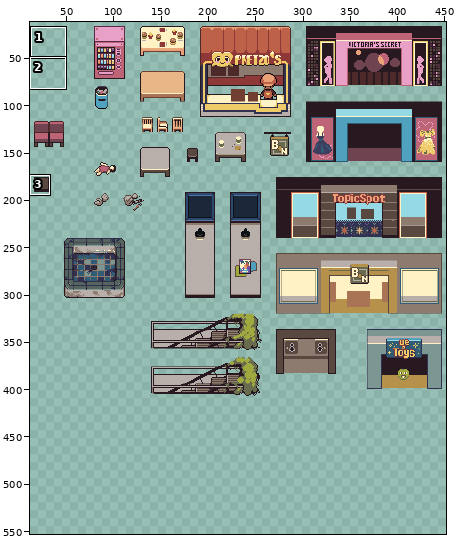
Two states of a sprite sheet, assets/sprites/objects/sheet_hallway_dream.png. Above, an overview of the earlier version with the close-up marked.
Close-up. As it was:
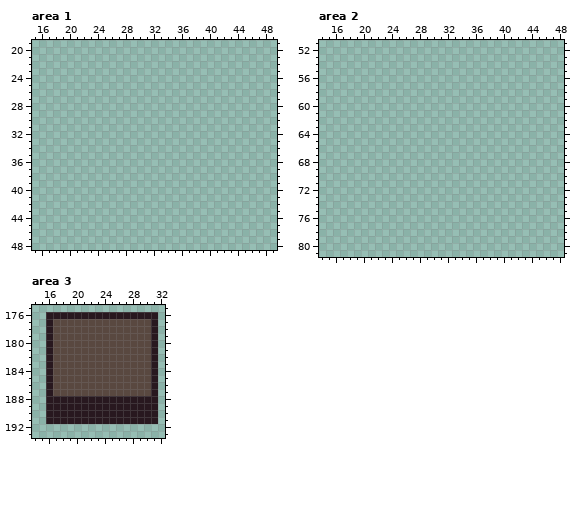
The file is 464x476 pixels. Shown: area 1: x 15..49, y 19..48; area 2: x 14..48, y 51..81; area 3: x 14..32, y 175..193. The old version is drawn lined up with the new one, on the new canvas. The wide view leaves out empty margins. The commit also changed other parts of the picture, which this record leaves out.
After the commit:
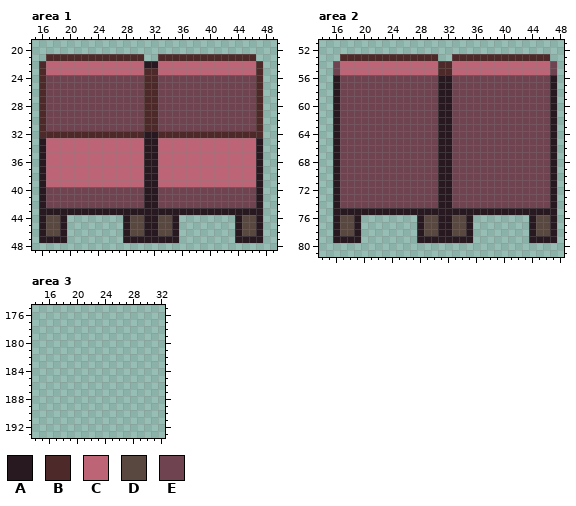
Palette (. is transparent): A #28181f  B #4e2929  C #be6477  D #594840  E #704351
The edit:
canvas 464x476 -> 464x612
--- area 1
@@ x 15..49 @@
 20 ...................................
-21 ...................................
-22 ...................................
-23 ...................................
-24 ...................................
-25 ...................................
-26 ...................................
-27 ...................................
-28 ...................................
-29 ...................................
-30 ...................................
-31 ...................................
-32 ...................................
-33 ...................................
-34 ...................................
-35 ...................................
-36 ...................................
-37 ...................................
-38 ...................................
-39 ...................................
-40 ...................................
-41 ...................................
-42 ...................................
-43 ...................................
-44 ...................................
-45 ...................................
-46 ...................................
-47 ...................................
+21 ..BBBBBBBBBBBBBB..BBBBBBBBBBBBBB...
+22 .BCCCCCCCCCCCCCCAACCCCCCCCCCCCCCB..
+23 .BCCCCCCCCCCCCCCBBCCCCCCCCCCCCCCB..
+24 .BEEEEEEEEEEEEEEBBEEEEEEEEEEEEEEB..
+25 .BEEEEEEEEEEEEEEBBEEEEEEEEEEEEEEB..
+26 .BEEEEEEEEEEEEEEBBEEEEEEEEEEEEEEB..
+27 .BEEEEEEEEEEEEEEBBEEEEEEEEEEEEEEB..
+28 .BEEEEEEEEEEEEEEBBEEEEEEEEEEEEEEB..
+29 .BEEEEEEEEEEEEEEBBEEEEEEEEEEEEEEB..
+30 .BEEEEEEEEEEEEEEBBEEEEEEEEEEEEEEB..
+31 .BEEEEEEEEEEEEEEBBEEEEEEEEEEEEEEB..
+32 .BBBBBBBBBBBBBBBAABBBBBBBBBBBBBBB..
+33 .ACCCCCCCCCCCCCCAACCCCCCCCCCCCCCA..
+34 .ACCCCCCCCCCCCCCAACCCCCCCCCCCCCCA..
+35 .ACCCCCCCCCCCCCCAACCCCCCCCCCCCCCA..
+36 .ACCCCCCCCCCCCCCAACCCCCCCCCCCCCCA..
+37 .ACCCCCCCCCCCCCCAACCCCCCCCCCCCCCA..
+38 .ACCCCCCCCCCCCCCAACCCCCCCCCCCCCCA..
+39 .ACCCCCCCCCCCCCCAACCCCCCCCCCCCCCA..
+40 .AEEEEEEEEEEEEEEAAEEEEEEEEEEEEEEA..
+41 .AEEEEEEEEEEEEEEAAEEEEEEEEEEEEEEA..
+42 .AEEEEEEEEEEEEEEAAEEEEEEEEEEEEEEA..
+43 .AAAAAAAAAAAAAAAAAAAAAAAAAAAAAAAA..
+44 .ADDA........ADDAADDA........ADDA..
+45 .ADDA........ADDAADDA........ADDA..
+46 .ADDA........ADDAADDA........ADDA..
+47 .AAAA........AAAAAAAA........AAAA..
 48 ...................................
--- area 2
@@ x 14..48 @@
 52 ...................................
-53 ...................................
-54 ...................................
-55 ...................................
-56 ...................................
-57 ...................................
-58 ...................................
-59 ...................................
-60 ...................................
-61 ...................................
-62 ...................................
-63 ...................................
-64 ...................................
-65 ...................................
-66 ...................................
-67 ...................................
-68 ...................................
-69 ...................................
-70 ...................................
-71 ...................................
-72 ...................................
-73 ...................................
-74 ...................................
-75 ...................................
-76 ...................................
-77 ...................................
-78 ...................................
-79 ...................................
+53 ...BBBBBBBBBBBBBB..BBBBBBBBBBBBBB..
+54 ..ECCCCCCCCCCCCCCBBCCCCCCCCCCCCCCE.
+55 ..ECCCCCCCCCCCCCCBBCCCCCCCCCCCCCCE.
+56 ..AEEEEEEEEEEEEEEAAEEEEEEEEEEEEEEA.
+57 ..AEEEEEEEEEEEEEEAAEEEEEEEEEEEEEEA.
+58 ..AEEEEEEEEEEEEEEAAEEEEEEEEEEEEEEA.
+59 ..AEEEEEEEEEEEEEEAAEEEEEEEEEEEEEEA.
+60 ..AEEEEEEEEEEEEEEAAEEEEEEEEEEEEEEA.
+61 ..AEEEEEEEEEEEEEEAAEEEEEEEEEEEEEEA.
+62 ..AEEEEEEEEEEEEEEAAEEEEEEEEEEEEEEA.
+63 ..AEEEEEEEEEEEEEEAAEEEEEEEEEEEEEEA.
+64 ..AEEEEEEEEEEEEEEAAEEEEEEEEEEEEEEA.
+65 ..AEEEEEEEEEEEEEEAAEEEEEEEEEEEEEEA.
+66 ..AEEEEEEEEEEEEEEAAEEEEEEEEEEEEEEA.
+67 ..AEEEEEEEEEEEEEEAAEEEEEEEEEEEEEEA.
+68 ..AEEEEEEEEEEEEEEAAEEEEEEEEEEEEEEA.
+69 ..AEEEEEEEEEEEEEEAAEEEEEEEEEEEEEEA.
+70 ..AEEEEEEEEEEEEEEAAEEEEEEEEEEEEEEA.
+71 ..AEEEEEEEEEEEEEEAAEEEEEEEEEEEEEEA.
+72 ..AEEEEEEEEEEEEEEAAEEEEEEEEEEEEEEA.
+73 ..AEEEEEEEEEEEEEEAAEEEEEEEEEEEEEEA.
+74 ..AEEEEEEEEEEEEEEAAEEEEEEEEEEEEEEA.
+75 ..AAAAAAAAAAAAAAAAAAAAAAAAAAAAAAAA.
+76 ..ADDA........ADDAADDA........ADDA.
+77 ..ADDA........ADDAADDA........ADDA.
+78 ..ADDA........ADDAADDA........ADDA.
+79 ..AAAA........AAAAAAAA........AAAA.
 80 ...................................
--- area 3
@@ x 14..32 @@
 175 ...................
-176 ..AAAAAAAAAAAAAAAA.
-177 ..ADDDDDDDDDDDDDDA.
-178 ..ADDDDDDDDDDDDDDA.
-179 ..ADDDDDDDDDDDDDDA.
-180 ..ADDDDDDDDDDDDDDA.
-181 ..ADDDDDDDDDDDDDDA.
-182 ..ADDDDDDDDDDDDDDA.
-183 ..ADDDDDDDDDDDDDDA.
-184 ..ADDDDDDDDDDDDDDA.
-185 ..ADDDDDDDDDDDDDDA.
-186 ..ADDDDDDDDDDDDDDA.
-187 ..ADDDDDDDDDDDDDDA.
-188 ..AAAAAAAAAAAAAAAA.
-189 ..AAAAAAAAAAAAAAAA.
-190 ..AAAAAAAAAAAAAAAA.
-191 ..AAAAAAAAAAAAAAAA.
+176 ...................
+177 ...................
+178 ...................
+179 ...................
+180 ...................
+181 ...................
+182 ...................
+183 ...................
+184 ...................
+185 ...................
+186 ...................
+187 ...................
+188 ...................
+189 ...................
+190 ...................
+191 ...................
 192 ...................
